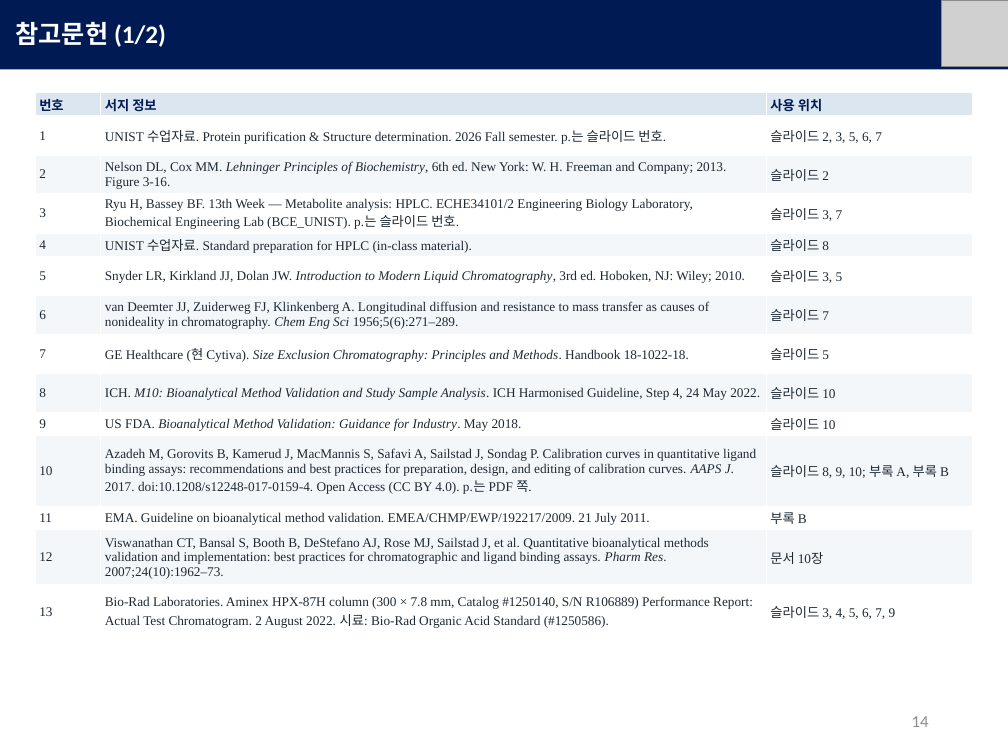
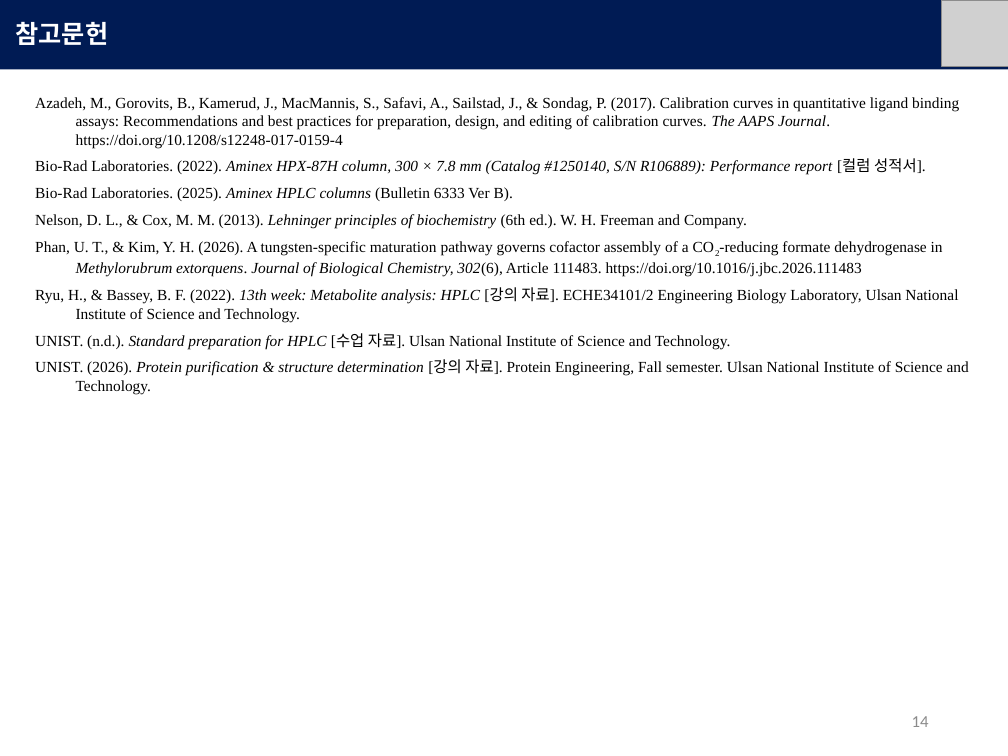
Before and after one commit to mingyu221/office, a slide deck: slide 14 of HPLC_formate_slides_KO.pptx. Drawn at 1008x756 pixels with LibreOffice and Linux fonts; fonts in the diff are those of the drawing; grey boxes stand for pictures. Boxes give left, top, right and bottom in pixels: in the first picture for what was removed or moved away, otherwise in the second. Text is boxed around its words. In the diff, an @@ line names an element or a change of style, - is before the commit and + after.

```diff
--- a/HPLC_formate_slides_KO.pptx
+++ b/HPLC_formate_slides_KO.pptx
@@ text in rectangle at [16,21,109,45]: text changed @@
-참고문헌 (1/2)
+참고문헌
@@ table removed at [35,93,973,638], 14 rows, 3 columns @@
-번호 | 서지 정보 | 사용 위치
-1 | UNIST 수업자료. Protein purification & Structure determination. 2026 Fall semester. p.는 슬라이드 번호. | 슬라이드 2, 3, 5, 6, 7
-2 | Nelson DL, Cox MM. Lehninger Principles of Biochemistry, 6th ed. New York: W. H. Freeman and Company; 2013. Figure 3-16. | 슬라이드 2
-3 | Ryu H, Bassey BF. 13th Week — Metabolite analysis: HPLC. ECHE34101/2 Engineering Biology Laboratory, Biochemical Engineering Lab (BCE_UNIST). p.는 슬라이드 번호. | 슬라이드 3, 7
-4 | UNIST 수업자료. Standard preparation for HPLC (in-class material). | 슬라이드 8
-5 | Snyder LR, Kirkland JJ, Dolan JW. Introduction to Modern Liquid Chromatography, 3rd ed. Hoboken, NJ: Wiley; 2010. | 슬라이드 3, 5
-6 | van Deemter JJ, Zuiderweg FJ, Klinkenberg A. Longitudinal diffusion and resistance to mass transfer as causes of nonideality in chromatography. Chem Eng Sci 1956;5(6):271–289. | 슬라이드 7
-7 | GE Healthcare (현 Cytiva). Size Exclusion Chromatography: Principles and Methods. Handbook 18-1022-18. | 슬라이드 5
-8 | ICH. M10: Bioanalytical Method Validation and Study Sample Analysis. ICH Harmonised Guideline, Step 4, 24 May 2022. | 슬라이드 10
-9 | US FDA. Bioanalytical Method Validation: Guidance for Industry. May 2018. | 슬라이드 10
-10 | Azadeh M, Gorovits B, Kamerud J, MacMannis S, Safavi A, Sailstad J, Sondag P. Calibration curves in quantitative ligand binding assays: recommendations and best practices for preparation, design, and editing of calibration curves. AAPS J. 2017. doi:10.1208/s12248-017-0159-4. Open Access (CC BY 4.0). p.는 PDF 쪽. | 슬라이드 8, 9, 10; 부록 A, 부록 B
-11 | EMA. Guideline on bioanalytical method validation. EMEA/CHMP/EWP/192217/2009. 21 July 2011. | 부록 B
-12 | Viswanathan CT, Bansal S, Booth B, DeStefano AJ, Rose MJ, Sailstad J, et al. Quantitative bioanalytical methods validation and implementation: best practices for chromatographic and ligand binding assays. Pharm Res. 2007;24(10):1962–73. | 문서 10장
-13 | Bio-Rad Laboratories. Aminex HPX-87H column (300 × 7.8 mm, Catalog #1250140, S/N R106889) Performance Report: Actual Test Chromatogram. 2 August 2022. 시료: Bio-Rad Organic Acid Standard (#1250586). | 슬라이드 3, 4, 5, 6, 7, 9
@@ text added at [35,97,969,395], 11 pt, text #000000 @@
+Azadeh, M., Gorovits, B., Kamerud, J., MacMannis, S., Safavi, A., Sailstad, J., & Sondag, P. (2017). Calibration curves in quantitative ligand binding assays: Recommendations and best practices for preparation, design, and editing of calibration curves. The AAPS Journal. https://doi.org/10.1208/s12248-017-0159-4
+Bio-Rad Laboratories. (2022). Aminex HPX-87H column, 300 × 7.8 mm (Catalog #1250140, S/N R106889): Performance report [컬럼 성적서].
+Bio-Rad Laboratories. (2025). Aminex HPLC columns (Bulletin 6333 Ver B).
+Nelson, D. L., & Cox, M. M. (2013). Lehninger principles of biochemistry (6th ed.). W. H. Freeman and Company.
+Phan, U. T., & Kim, Y. H. (2026). A tungsten-specific maturation pathway governs cofactor assembly of a CO2-reducing formate dehydrogenase in Methylorubrum extorquens. Journal of Biological Chemistry, 302(6), Article 111483. https://doi.org/10.1016/j.jbc.2026.111483
+Ryu, H., & Bassey, B. F. (2022). 13th week: Metabolite analysis: HPLC [강의 자료]. ECHE34101/2 Engineering Biology Laboratory, Ulsan National Institute of Science and Technology.
+UNIST. (n.d.). Standard preparation for HPLC [수업 자료]. Ulsan National Institute of Science and Technology.
+UNIST. (2026). Protein purification & structure determination [강의 자료]. Protein Engineering, Fall semester. Ulsan National Institute of Science and Technology.
```
Also in this commit, not shown: 12 other slides changed, 2 slides removed, 3 other files.
